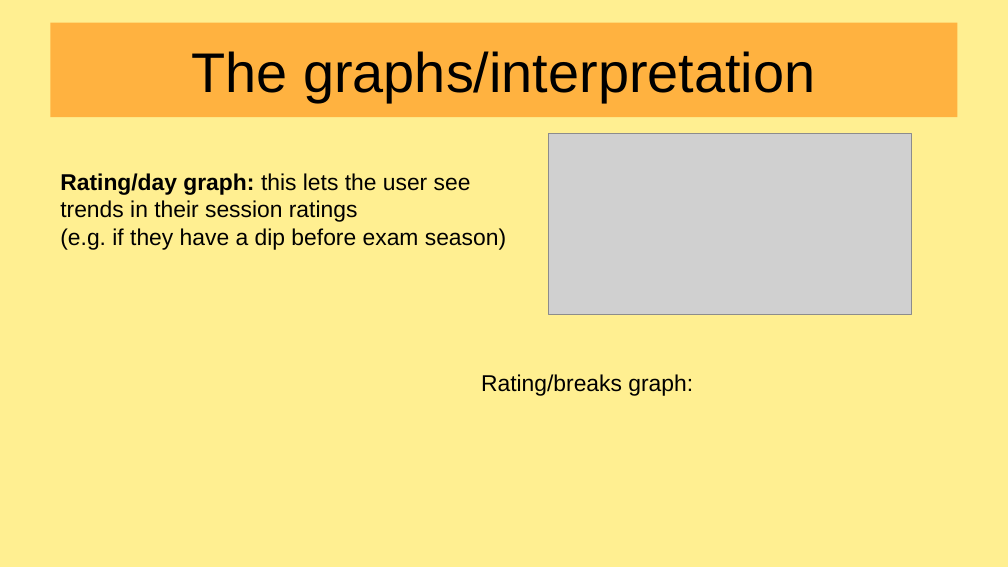
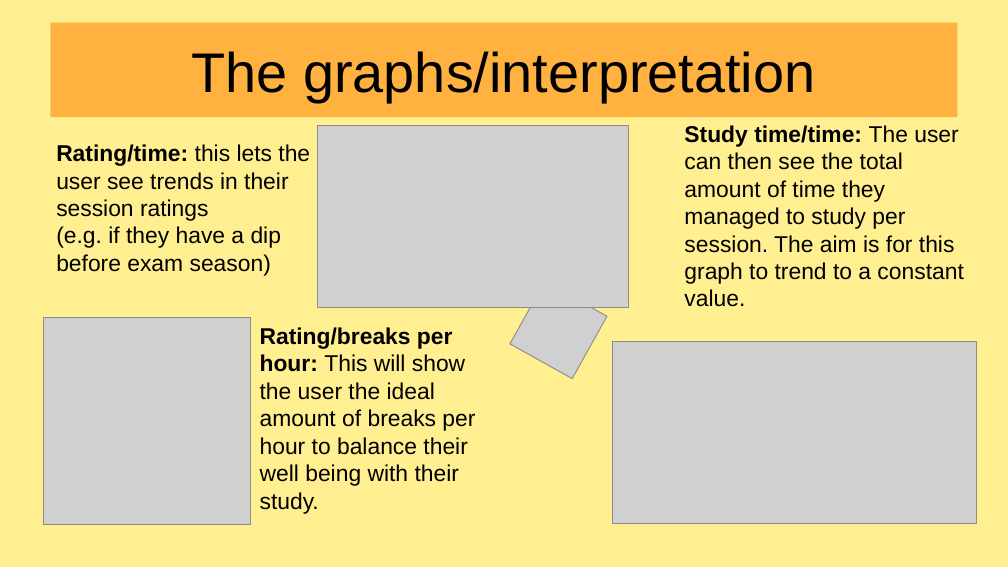
Before and after one commit to awedpotato767/Crazy-cat-people-WiT25, a slide deck: slide 9 of presentation.odp. Drawn at 1008x567 pixels with LibreOffice and Linux fonts; fonts in the diff are those of the drawing; grey boxes stand for pictures. Boxes give left, top, right and bottom in pixels: in the first picture for what was removed or moved away, otherwise in the second. Text is boxed around its words. In the diff, an @@ line names an element or a change of style, - is before the commit and + after.

```diff
--- a/presentation.odp
+++ b/presentation.odp
@@ text "Rating/time: this lets the user ..." moved from (x1=60, y1=173, x2=506, y2=250) to (x1=56, y1=144, x2=310, y2=276) @@
@@ text at (x1=56, y1=144, x2=310, y2=221): text changed @@
-Rating/day graph: this lets the user see
-trends in their session ratings
+Rating/time: this lets the user see trends in their session ratings
@@ picture added at (x1=317, y1=125, x2=628, y2=307) @@
@@ text added at (x1=684, y1=125, x2=963, y2=307), 18 pt, text #000000 @@
+Study time/time: The user can then see the total amount of time they managed to study per session. The aim is for this graph to trend to a constant value.
@@ picture at (x1=510, y1=282, x2=607, y2=379): rotation 0 to 209 degrees @@
@@ picture added at (x1=44, y1=317, x2=251, y2=524) @@
@@ text added at (x1=260, y1=327, x2=475, y2=514), 18 pt, text #000000 @@
+Rating/breaks per hour: This will show the user the ideal amount of breaks per hour to balance their well being with their study.
@@ picture added at (x1=613, y1=341, x2=977, y2=523) @@
@@ text removed at (x1=481, y1=374, x2=693, y2=396) @@
-Rating/breaks graph:
```
Also in this commit, not shown: 2 other files.
